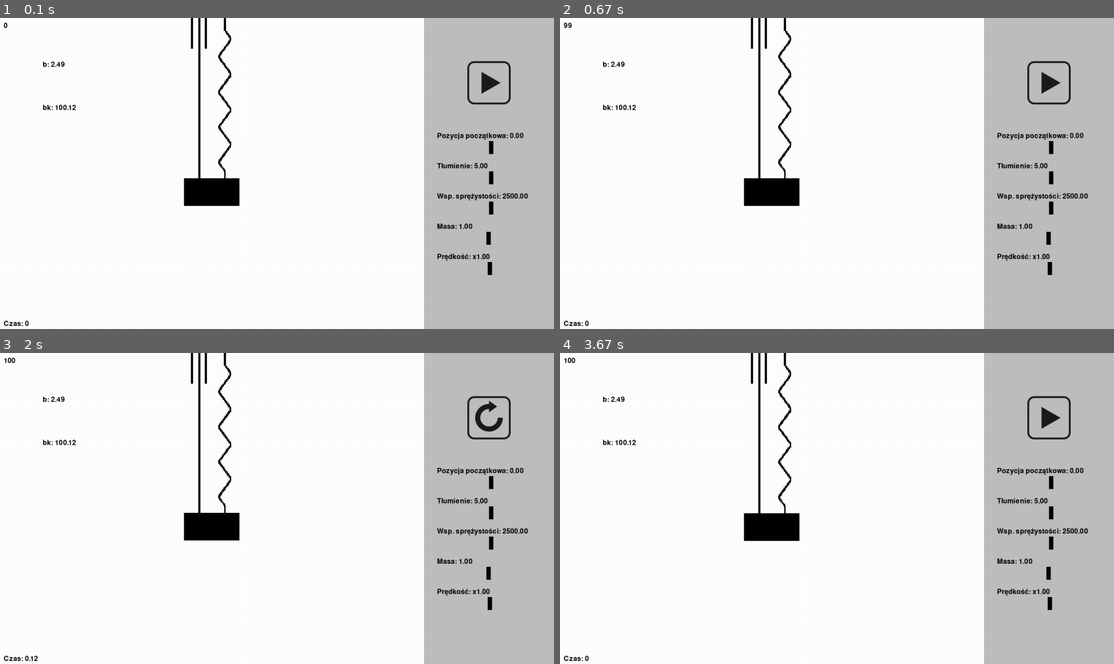
Above: before the commit, frames 1-4 (two rows, left to right).
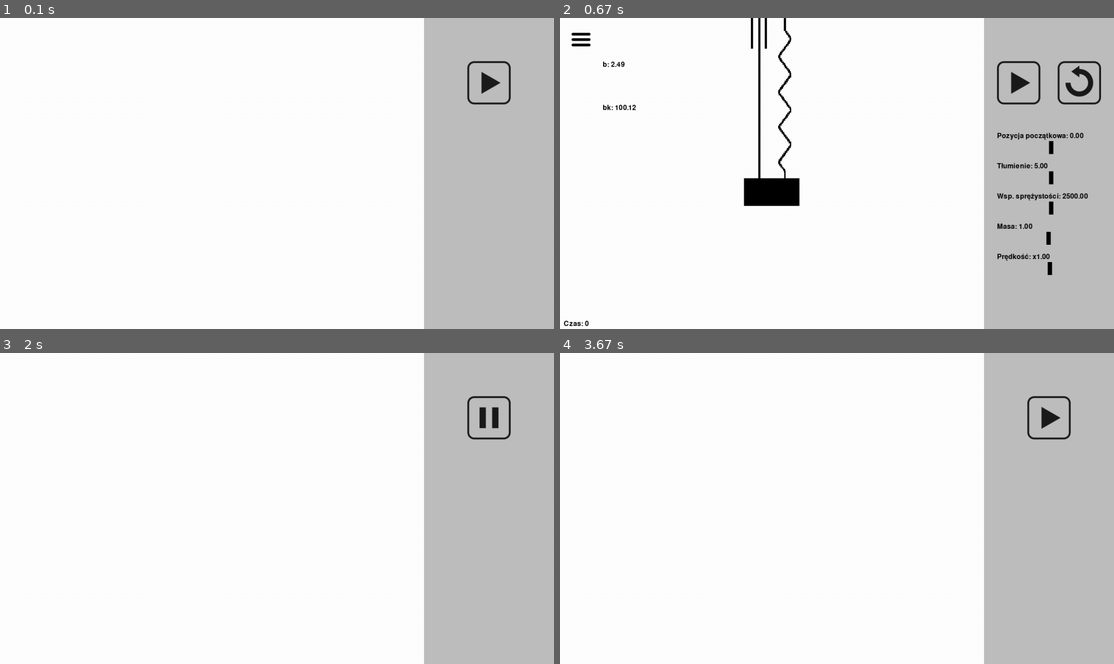
Above: after the commit, the same moments.

Repository: KamilGrundas/Damping_Simulator
Game: pygame game, started from code/main.py
Same seed, same stepped clock (60 frames per second), same inputs: the game is played once before the commit and once after it.
Inputs (mouse positions are in pixels of both pictures, inside the frame that each line leads up to):
- Up to frame 1 (0.1 s): no input
- Up to frame 2 (0.67 s): hold M from 0.33 s (still down)
- Up to frame 3 (2 s): release M at 0.8 s; press the mouse at (22, 374) at 0.87 s; move the mouse to (94, 384) at 0.97 s; release the mouse at (166, 396) at 1.1 s; press the mouse at (487, 418) at 1.2 s; move the mouse to (360, 468) at 1.3 s; release the mouse at (238, 520) at 1.43 s; press the mouse at (487, 418) at 1.53 s; move the mouse to (454, 449) at 1.63 s; release the mouse at (421, 480) at 1.77 s; press the mouse at (487, 418) at 1.87 s; move the mouse to (398, 427) at 1.97 s
- Up to frame 4 (3.67 s): release the mouse at (864, 436) at 2.1 s; press the mouse at (1047, 418) at 2.2 s; move the mouse to (848, 499) at 2.3 s; release the mouse at (648, 580) at 2.43 s; press the mouse at (1047, 418) at 2.53 s; move the mouse to (1047, 402) at 2.63 s; release the mouse at (1041, 390) at 2.77 s; press the mouse at (1047, 418) at 2.87 s; move the mouse to (848, 421) at 2.97 s; release the mouse at (643, 424) at 3.1 s; press the mouse at (1047, 418) at 3.2 s; move the mouse to (964, 446) at 3.3 s; release the mouse at (881, 477) at 3.43 s; press the mouse at (1047, 418) at 3.53 s; move the mouse to (992, 421) at 3.63 s

The runs differ from the first frame. In frame 1, 2.6% of the frame differs, in the area x 0-96%, y 0-100%; in frame 2, 1.2%; in frame 3, 2.8%; in frame 4, 2.6%.

Commit message:
Updated buttons, added menu

Diff:
--- a/code/button.py
+++ b/code/button.py
@@ -3,16 +3,13 @@
 
 
 class Button(pygame.sprite.Sprite):
-    def __init__(self, pos, group):
+    def __init__(self, pos, group, active, deactive):
         super().__init__(group)
 
-        self.play_image = pygame.image.load(PLAY_BUTTON).convert_alpha()
-        self.replay_image = pygame.image.load(REPLAY_BUTTON).convert_alpha()
-        self.play_image_resized = pygame.transform.scale(self.play_image, (100, 100))
-        self.replay_image_resized = pygame.transform.scale(
-            self.replay_image, (100, 100)
-        )
-        self.image = self.play_image_resized
+        self.deactive_image = pygame.image.load(deactive).convert_alpha()
+        self.active_image = pygame.image.load(active).convert_alpha()
+
+        self.image = self.deactive_image
         self.rect = self.image.get_rect(center=pos)
         self.is_playing = True  # Track whether the button is in play state
         self.last_state_change_time = pygame.time.get_ticks()
@@ -21,18 +18,18 @@
     def update(self):
         mouse_pos = pygame.mouse.get_pos()
         mouse_click = pygame.mouse.get_pressed()
+        self.toggle_state()
 
         if self.rect.collidepoint(mouse_pos) and mouse_click[0]:
             current_time = pygame.time.get_ticks()
             if current_time - self.last_state_change_time >= self.cooldown_duration:
-                self.toggle_state()
+                self.is_playing = not self.is_playing
                 self.last_state_change_time = current_time
 
     def toggle_state(self):
-        self.is_playing = not self.is_playing
         if self.is_playing:
-            self.image = self.play_image_resized
+            self.image = self.deactive_image
             # Add code here to handle play state
         else:
-            self.image = self.replay_image_resized
+            self.image = self.active_image
             # Add code here to handle pause state
--- a/code/level.py
+++ b/code/level.py
@@ -12,6 +12,9 @@
 
 class Level:
     def __init__(self):
+
+        self.menu = False
+        self.show_fps = False
         self.time = 0
 
         # get the display surface
@@ -28,11 +31,17 @@
         self.setup()
 
     def setup(self):
+        self.menu_button = Button(
+            (50, 50), self.controls, MENU_BUTTON,MENU_BUTTON
+        )
         self.side_menu = SideMenu(
             (SCREEN_WIDTH - SIDE_MENU_WIDTH / 2, SCREEN_HEIGHT / 2), self.controls
         )
         self.start_button = Button(
-            (SCREEN_WIDTH - SIDE_MENU_WIDTH / 2, 150), self.controls
+            (SCREEN_WIDTH - SIDE_MENU_WIDTH / 2 - 70, 150), self.controls, PAUSE_BUTTON, PLAY_BUTTON
+        )
+        self.replay_button = Button(
+            (SCREEN_WIDTH - SIDE_MENU_WIDTH / 2 + 70, 150), self.controls, REPLAY_BUTTON_1, REPLAY_BUTTON_1
         )
         self.time_speed_slider = Slider(
             SLIDER_POSITIONS[4],
@@ -112,9 +121,10 @@
 
         if keys[pygame.K_w]:
             self.graph.show_graph(self.time)
-        # elif keys[pygame.K_c]:
-        #     self.pause = False
-        # elif keys[pygame.K_w]:
+        elif keys[pygame.K_c]:
+            self.menu = True
+        elif keys[pygame.K_p]:
+            self.show_fps = True
 
     def text_blit(self, fps):
         parameters = self.font.render(
@@ -131,7 +141,8 @@
         self.display_surface.blit(parameters2, (100,200))
         fps_text = self.font.render(f"{fps}", True, ("black"))
         time_text = self.font.render(f"{TIME}: {round(self.time,2)}", True, ("black"))
-        self.display_surface.blit(fps_text, (10, 10))
+        if self.show_fps == True:
+            self.display_surface.blit(fps_text, (10, 10))
         self.display_surface.blit(time_text, (10, 700))
         for slider in self.sliders:
             value_text = self.font.render(
@@ -140,6 +151,7 @@
             self.display_surface.blit(value_text, (1010, slider.start_y - 35))
 
     def run(self, fps):
+
         self.display_surface.fill("white")
         self.all_sprites.draw(self.display_surface)
         self.controls.draw(self.display_surface)
@@ -159,16 +171,24 @@
             self.graph.take_points(self.time)
             self.time += 0.01 * time_speed
 
-        else:
-            # start_position_rescaled = self.position_slider.k
-            # start_position = self.position_slider.k
-            # elasicity_level = self.elasticity_level_slider.k
-            # suppresion_level = self.suppression_level_slider.k
+        elif self.time == 0:
+
             self.circle.rect.bottom = (self.position_slider.k - B) / A
             self.circle.start_pos_y = self.position_slider.k
+            self.replay_button.is_playing = True
+
+
+        if self.replay_button.is_playing == False:
             self.time = 0
             self.graph.x = []
             self.graph.y = []
+            self.start_button.is_playing = True
+
+        if self.menu_button.is_playing == False:
+            self.menu = True
+            self.menu_button.is_playing = True
+
+
         self.silencer_2.move()
         self.spring.stretch()
         if self.suppression_level_slider.k == 0:
--- a/code/main.py
+++ b/code/main.py
@@ -1,6 +1,7 @@
 import pygame, sys
 from settings import *
 from level import Level
+from menu import Menu
 
 
 class Simulator:
@@ -9,7 +10,7 @@
         self.screen = pygame.display.set_mode((SCREEN_WIDTH, SCREEN_HEIGHT))
         pygame.display.set_caption("SZPN")
         self.clock = pygame.time.Clock()
-        self.level = Level()
+        self.menu = Menu()
 
     def run(self):
         while True:
@@ -19,8 +20,9 @@
                     sys.exit()
 
             self.clock.tick(100)
+            self.menu.run(int(self.clock.get_fps()))
             # print(self.clock.get_fps())
-            self.level.run(int(self.clock.get_fps()))
+            # self.level.run(int(self.clock.get_fps()))
             pygame.display.update()
 
 
--- /dev/null
+++ b/code/menu.py
@@ -0,0 +1,52 @@
+import pygame
+from settings import *
+from side_menu import SideMenu
+from button import Button
+from level import Level
+
+
+class Menu:
+    def __init__(self):
+
+
+
+        self.level = Level()
+        self.level.menu = True
+        # get the display surface
+        self.display_surface = pygame.display.get_surface()
+
+        # sprite groups
+        self.all_sprites = pygame.sprite.Group()
+        self.controls = pygame.sprite.Group()
+
+        self.font = pygame.font.Font(None, 24)
+
+        self.setup()
+
+    def setup(self):
+        self.side_menu = SideMenu(
+            (SCREEN_WIDTH - SIDE_MENU_WIDTH / 2, SCREEN_HEIGHT / 2), self.controls
+        )
+        self.start_button = Button(
+            (SCREEN_WIDTH - SIDE_MENU_WIDTH / 2, 150), self.controls, PAUSE_BUTTON, PLAY_BUTTON
+        )
+
+
+    def input(self):
+        keys = pygame.key.get_pressed()
+
+        if keys[pygame.K_m]:
+            self.level.menu = False
+
+
+
+    def run(self, fps):
+        self.input()
+        self.display_surface.fill("white")
+        self.all_sprites.draw(self.display_surface)
+        self.controls.draw(self.display_surface)
+
+
+        self.controls.update()
+        if self.level.menu == False:
+            self.level.run(fps)
--- a/code/settings.py
+++ b/code/settings.py
@@ -9,7 +9,11 @@
 # graphics
 PLAY_BUTTON = "graphics/buttons/play_button.png"
 PAUSE_BUTTON = "graphics/buttons/pause_button.png"
-REPLAY_BUTTON = "graphics/buttons/replay_button.png"
+
+REPLAY_BUTTON_1 = "graphics/buttons/replay_button_1.png"
+REPLAY_BUTTON_2 = "graphics/buttons/replay_button_2.png"
+
+MENU_BUTTON = "graphics/buttons/menu_button.png"
 
 SILENCER_1 = "graphics/silencer.png"
 SILENCER_2 = "graphics/silencer_2.png"
Binary file added: graphics/buttons/menu_button.png
Binary file added: graphics/buttons/replay_button_1.png
Binary file added: graphics/buttons/replay_button_2.png
